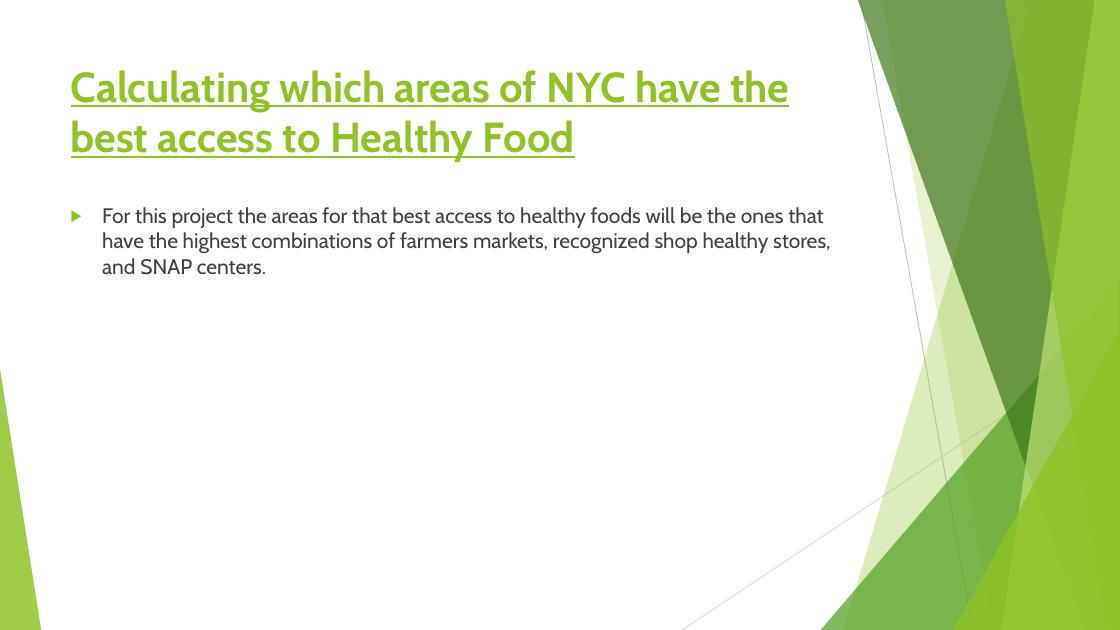
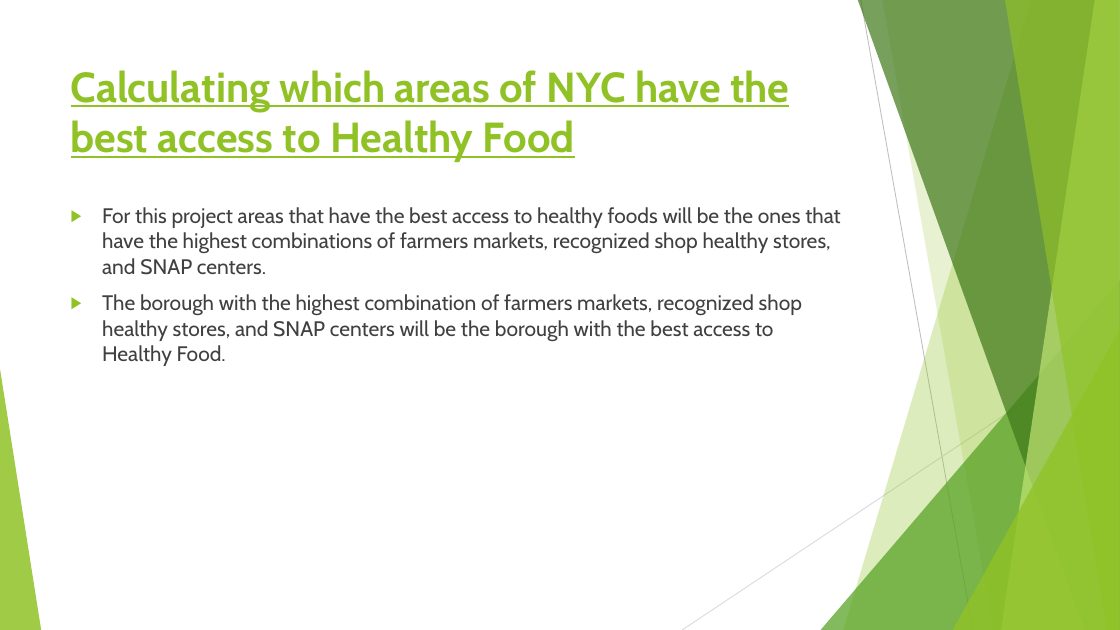
Before and after one commit to LJRollerII/NSS_Capstone_Project, a slide deck: slide 4 of presentation/Healthy_Food_Access_in_NYC.pptx. Drawn at 1120x630 pixels with LibreOffice and Linux fonts; fonts in the diff are those of the drawing. Boxes give left, top, right and bottom in pixels: in the first picture for what was removed or moved away, otherwise in the second. Text is boxed around its words. In the diff, an @@ line names an element or a change of style, - is before the commit and + after.

```diff
--- a/presentation/Healthy_Food_Access_in_NYC.pptx
+++ b/presentation/Healthy_Food_Access_in_NYC.pptx
@@ text at (x1=102, y1=207, x2=840, y2=366): text changed @@
-▶ For this project the areas for that best access to healthy foods will be the ones that have the highest combinations of farmers markets, recognized shop healthy stores, and SNAP centers.
+▶ For this project areas that have the best access to healthy foods will be the ones that have the highest combinations of farmers markets, recognized shop healthy stores, and SNAP centers.
+▶ The borough with the highest combination of farmers markets, recognized shop healthy stores, and SNAP centers will be the borough with the best access to Healthy Food.
```
Also in this commit, not shown: 1 slide added.
